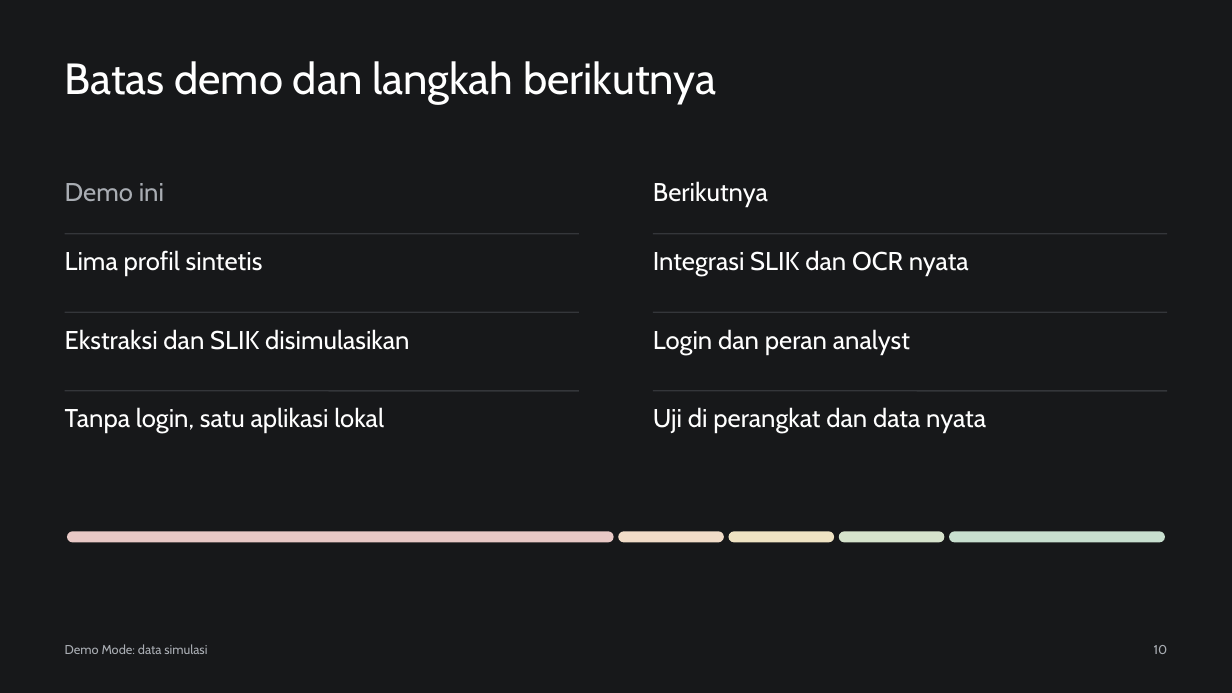
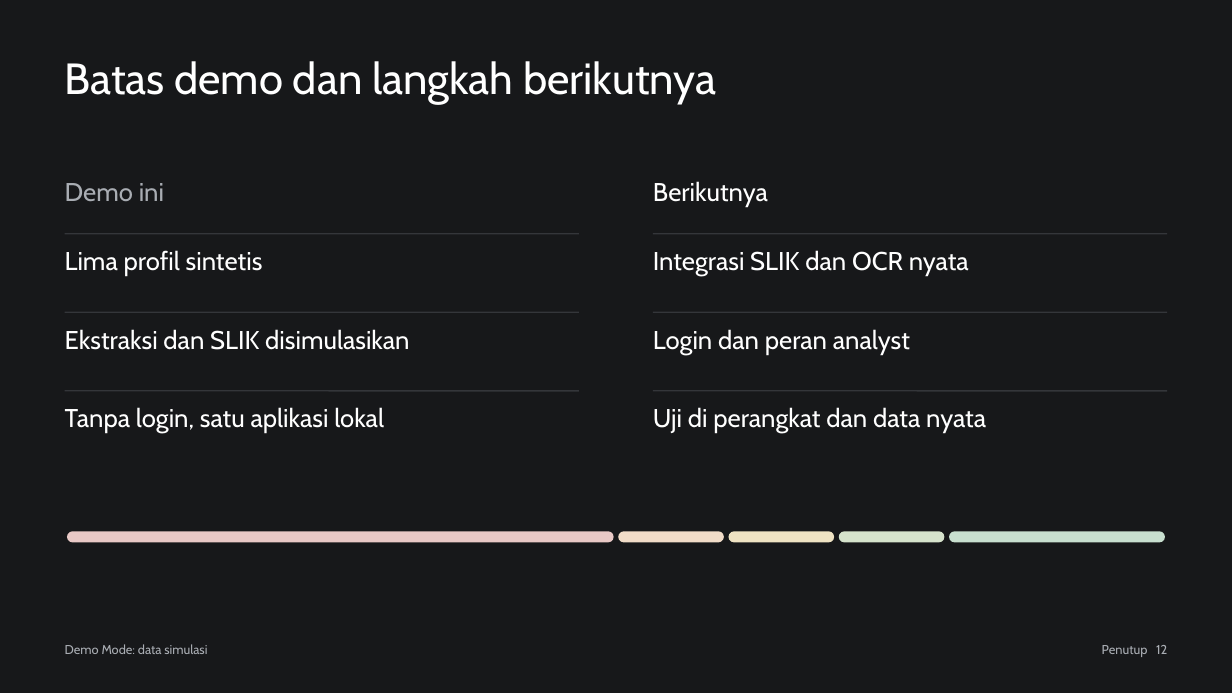
Before and after one commit to hartono0297/credit-score, a slide deck: slide 12 of 04_presentation/presentation.pptx (slide 10 before the commit). Drawn at 1232x693 pixels with LibreOffice and Linux fonts; fonts in the diff are those of the drawing. Boxes give left, top, right and bottom in pixels: in the first picture for what was removed or moved away, otherwise in the second. Text is boxed around its words. In the diff, an @@ line names an element or a change of style, - is before the commit and + after.

```diff
--- a/04_presentation/presentation.pptx
+++ b/04_presentation/presentation.pptx
@@ text added at (x1=1102, y1=645, x2=1167, y2=657), 10 pt, text #A9ADB3 @@
+Penutup 12
@@ text removed at (x1=1154, y1=645, x2=1168, y2=654) @@
-10
```
Also in this commit, not shown: 8 other slides changed, 3 slides added, 1 slide removed, 9 other files.
